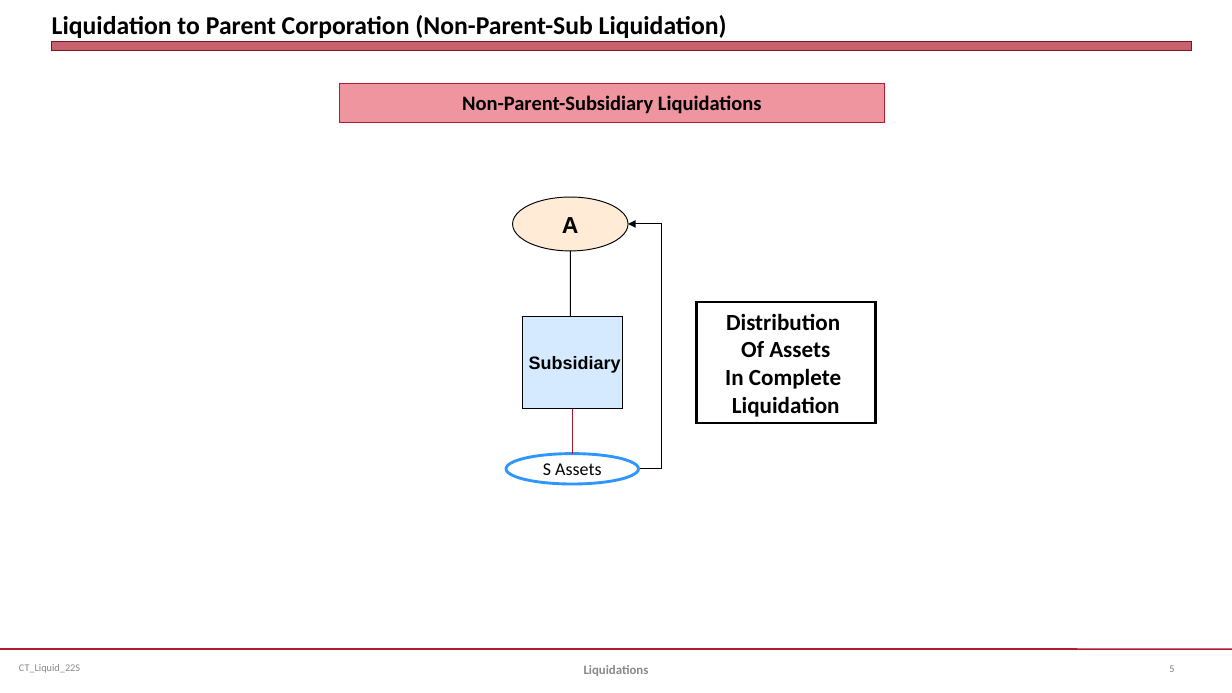
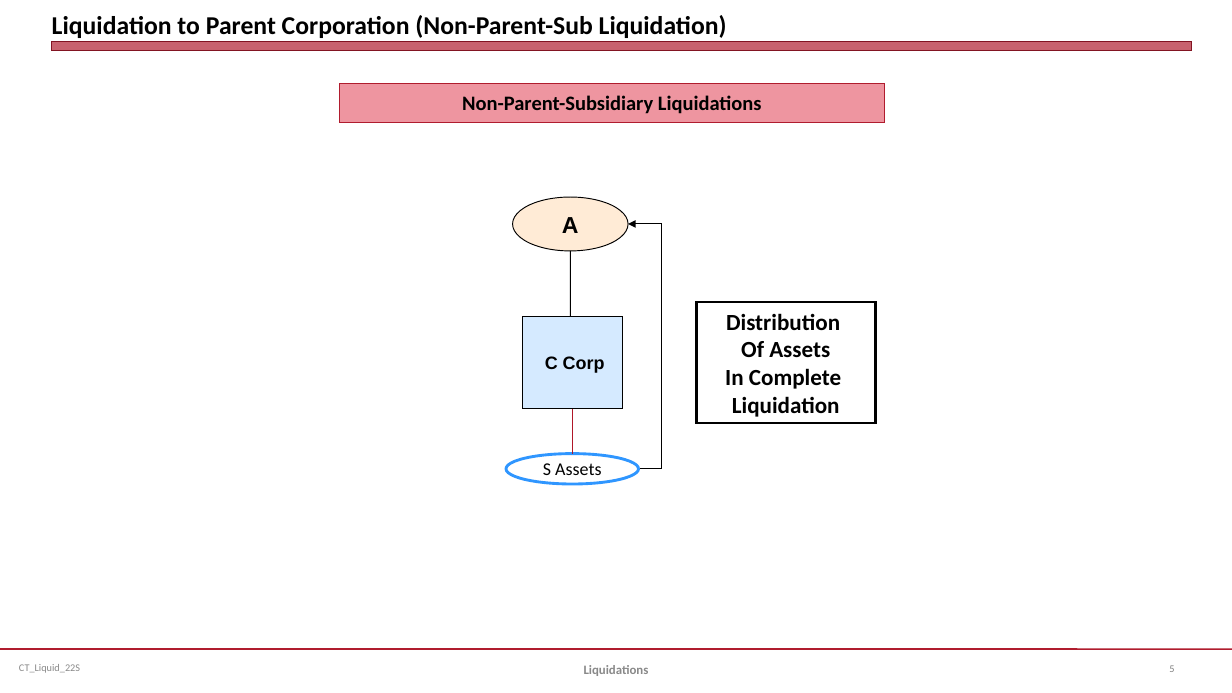
Before and after one commit to jmc877/Corporate-Tax, a slide deck: slide 5 of slides/CT_Liquid_22S.pptx. Drawn at 1232x693 pixels with LibreOffice and Linux fonts; fonts in the diff are those of the drawing. Boxes give left, top, right and bottom in pixels: in the first picture for what was removed or moved away, otherwise in the second. Text is boxed around its words. In the diff, an @@ line names an element or a change of style, - is before the commit and + after.

```diff
--- a/slides/CT_Liquid_22S.pptx
+++ b/slides/CT_Liquid_22S.pptx
@@ text in rectangle at box(545, 356, 605, 373): text changed @@
-Subsidiary
+C Corp
```
Also in this commit, not shown: 2 other slides changed, 5 other files.
